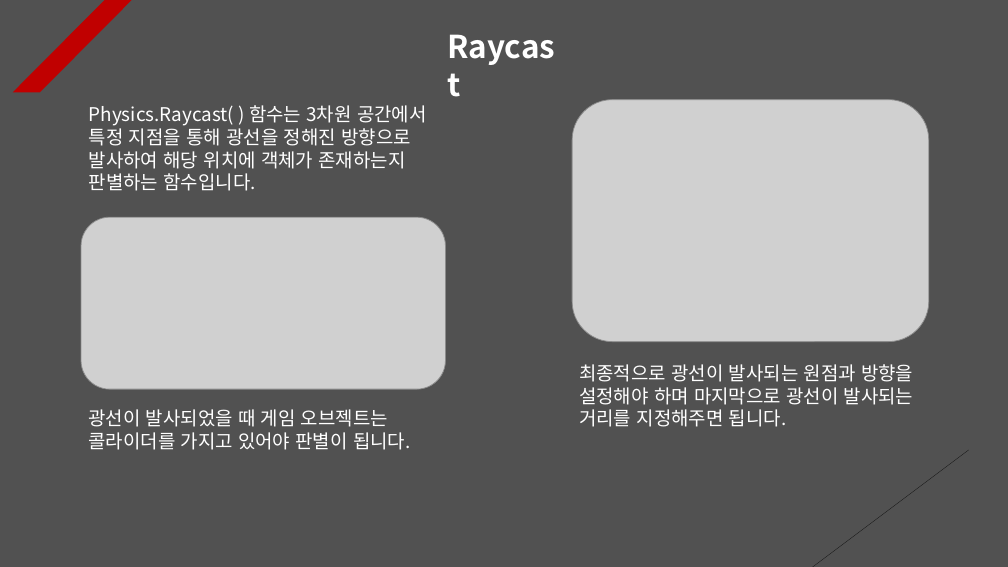
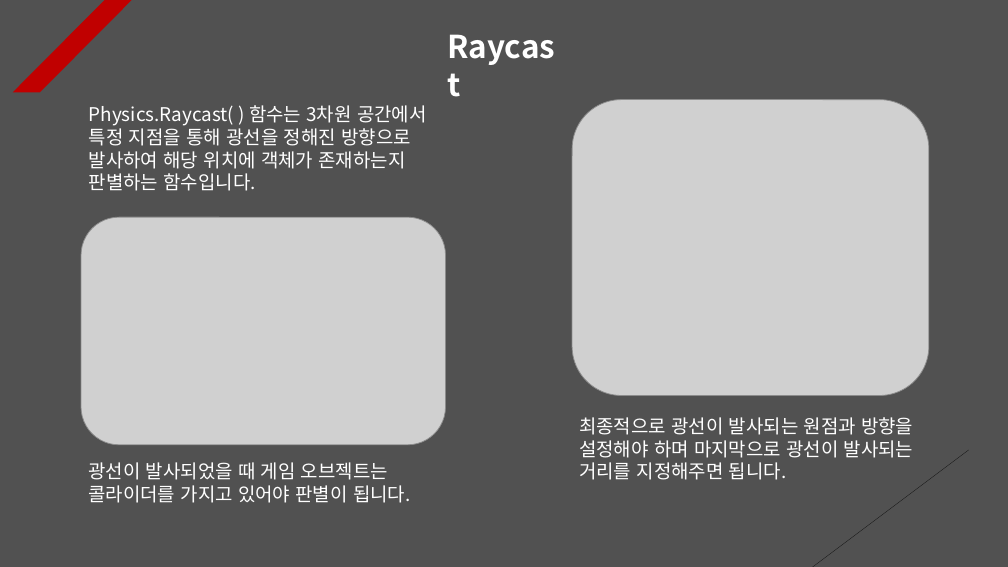
Before and after one commit to Unity2033/3D-UnityEngine, a slide deck: slide 4 of Assets/Class/Raycast/PPT Data/RayCast Example.pptx. Drawn at 1008x567 pixels with LibreOffice and Linux fonts; fonts in the diff are those of the drawing; grey boxes stand for pictures. Boxes give left, top, right and bottom in pixels: in the first picture for what was removed or moved away, otherwise in the second. Text is boxed around its words. In the diff, an @@ line names an element or a change of style, - is before the commit and + after.

```diff
--- a/Assets/Class/Raycast/PPT Data/RayCast Example.pptx
+++ b/Assets/Class/Raycast/PPT Data/RayCast Example.pptx
@@ picture: place and size @@
-picture at [572,100,929,342]
+picture at [572,100,929,395]
@@ picture: place and size @@
-picture at [81,217,445,389]
+picture at [81,217,445,445]
@@ text "최종적으로 광선이 발사되는 원점과 방향을 ...": place and size @@
-text "최종적으로 광선이 발사되는 원점과 방향을 ..." at [579,364,914,427]
+text "최종적으로 광선이 발사되는 원점과 방향을 ..." at [579,417,914,480]
@@ text "광선이 발사되었을 때 게임 오브젝트는 ...": place and size @@
-text "광선이 발사되었을 때 게임 오브젝트는 ..." at [88,409,410,450]
+text "광선이 발사되었을 때 게임 오브젝트는 ..." at [88,462,410,503]
```
Also in this commit, not shown: 3 other files.
